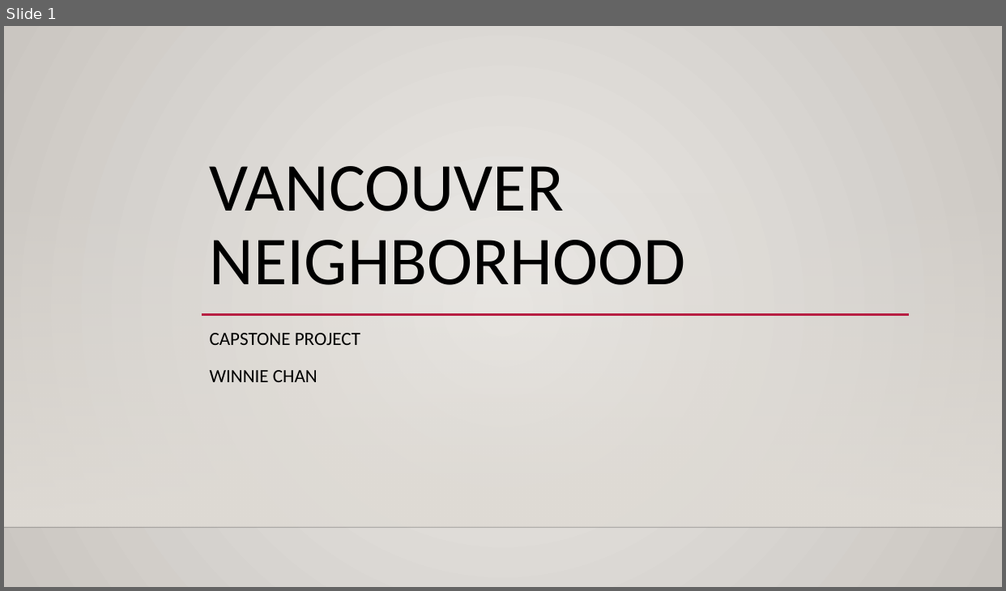
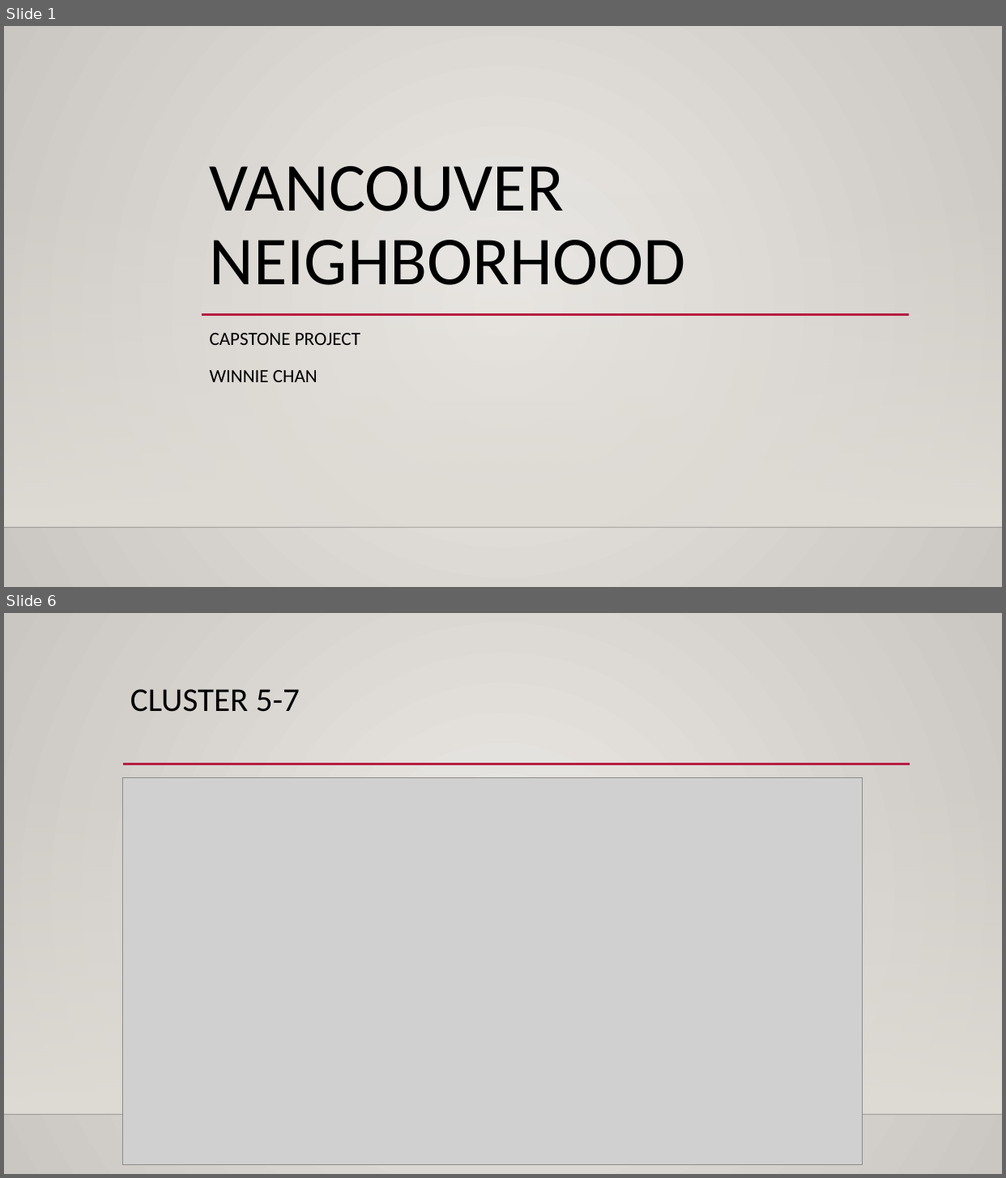
Before and after one commit to wwyc/Coursera_Capstone, a slide deck: ppt_wc.pptx. Shown one above the other, each under a label of ours: slide 1 before the commit, slides 1 and 6 after it; the slides between them are not shown. The pictures are 1006x591 and 1006x1178 pixels, drawn with LibreOffice and Linux fonts; fonts in the diff are those of the drawing; grey boxes stand for pictures; background and template pictures are left out. Boxes give left, top, right and bottom in pixels: in the first picture for what was removed or moved away, otherwise in the second. Text is boxed around its words. In the diff, an @@ line names an element or a change of style, - is before the commit and + after.

```diff
--- a/ppt_wc.pptx
+++ b/ppt_wc.pptx
@@ slide 6 added at (x1=4, y1=613, x2=1002, y2=1174), background gradient #ECEAE7 to #CAC7C1; not listed: 2 template elements that a slide beside it also shows @@
@@ title added at (x1=130, y1=689, x2=300, y2=712), 32 pt, text #000000 @@
+CLUSTER 5-7
@@ line added from (123, 764) to (910, 764), #B71E42 2.5 pt @@
@@ picture added at (x1=123, y1=777, x2=863, y2=1165) @@
```
Also in this commit, not shown: 4 other slides added, 5 slides removed, 1 other file.
